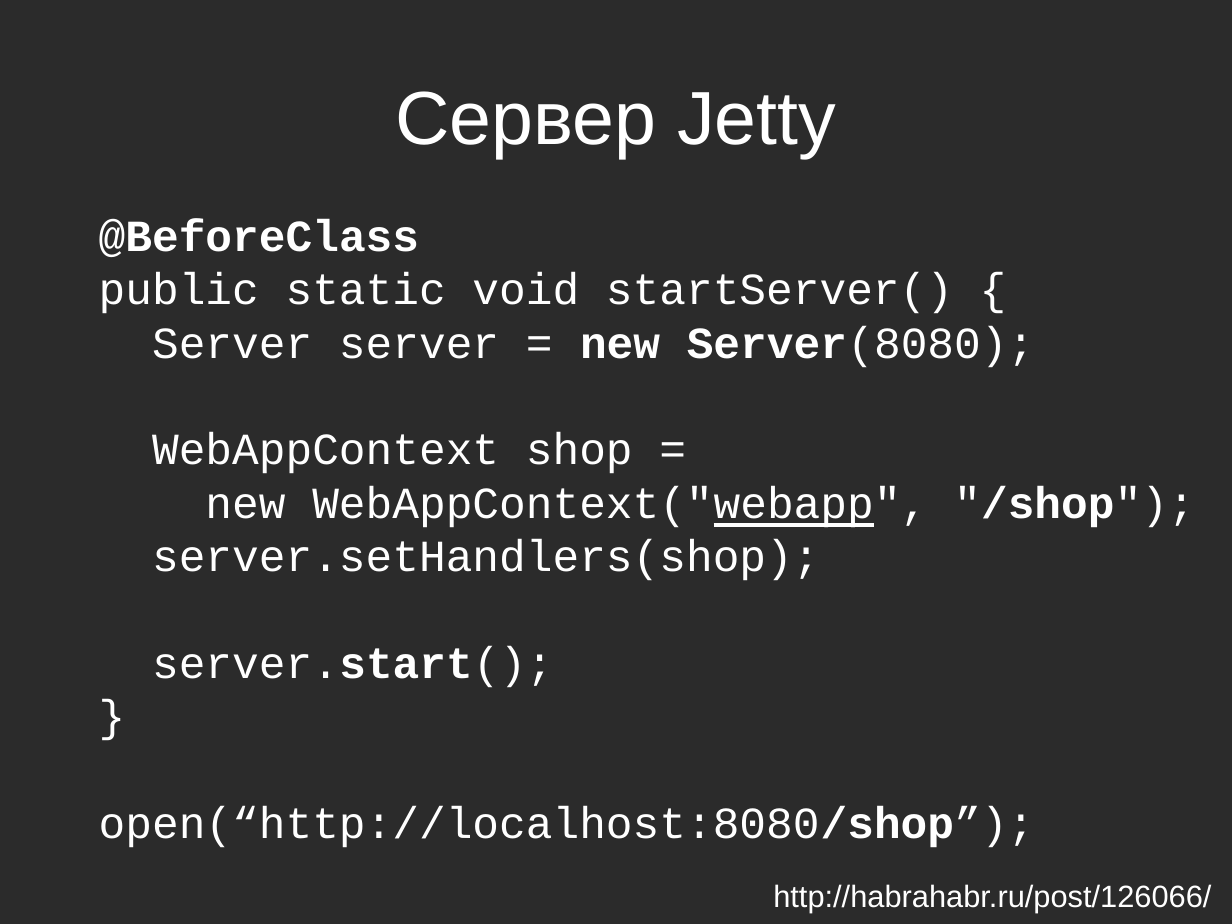
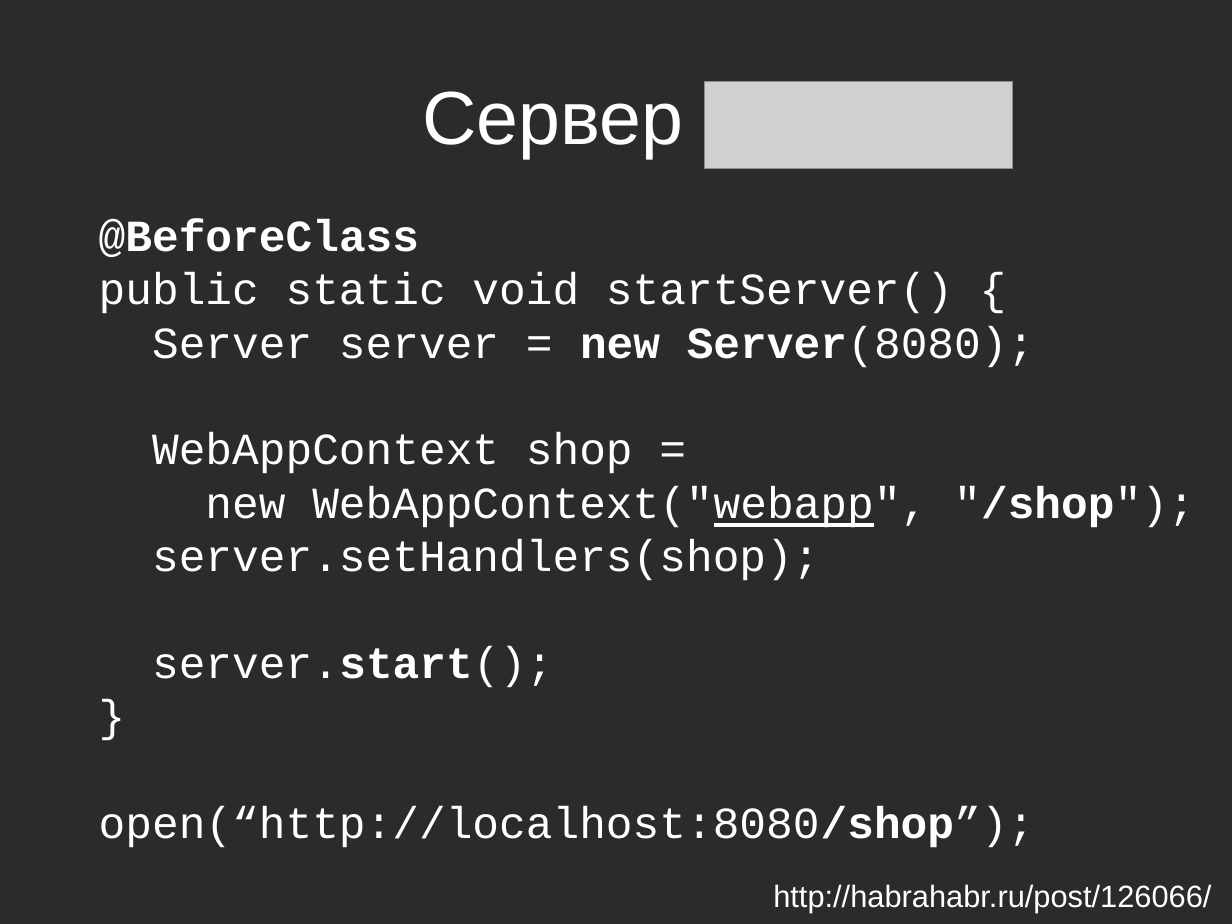
Before and after one commit to asolntsev/presentations, a slide deck: slide 36 of ui-tests/the_fast_and_the_continuous.seleniumcamp2014.odp (slide 33 before the commit). Drawn at 1232x924 pixels with LibreOffice and Linux fonts; fonts in the diff are those of the drawing; grey boxes stand for pictures; background and template pictures are left out; a plain dark background stands for a picture behind light text. Boxes give left, top, right and bottom in pixels: in the first picture for what was removed or moved away, otherwise in the second. Text is boxed around its words. In the diff, an @@ line names an element or a change of style, - is before the commit and + after.

Commit message:
Added funny pictures

```diff
--- a/ui-tests/the_fast_and_the_continuous.seleniumcamp2014.odp
+++ b/ui-tests/the_fast_and_the_continuous.seleniumcamp2014.odp
@@ picture added at box(705, 81, 1013, 169) @@
@@ title at box(423, 91, 684, 158): text changed @@
-Сервер Jetty
+Сервер
```
Also in this commit, not shown: 16 other slides changed, 4 slides added.
